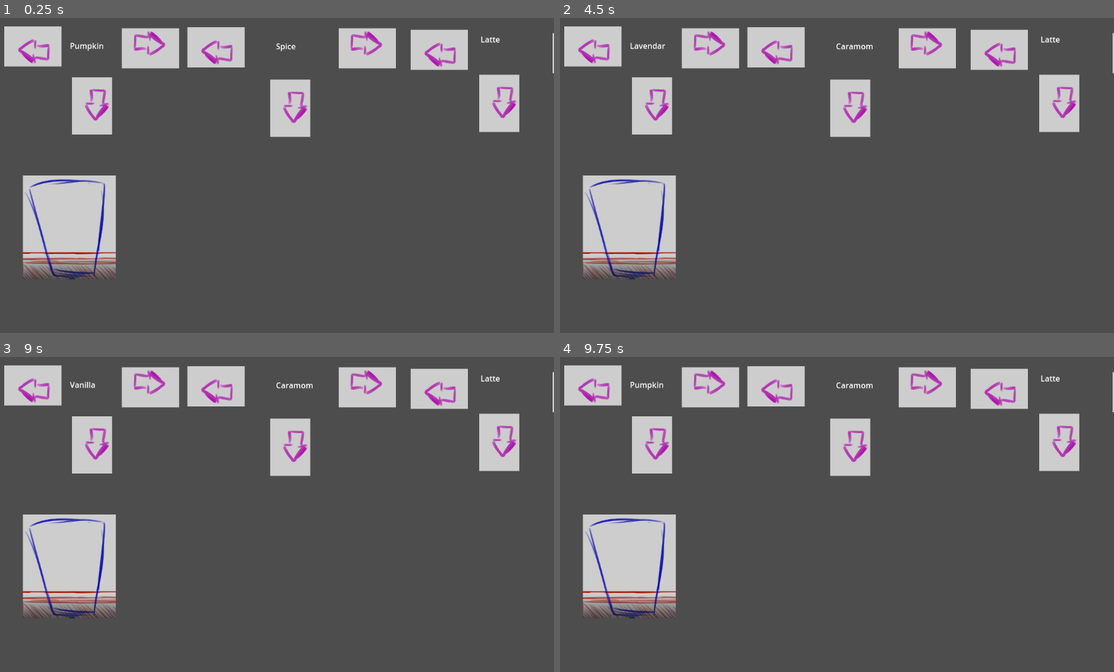
Above: before the commit, frames 1-4 (two rows, left to right).
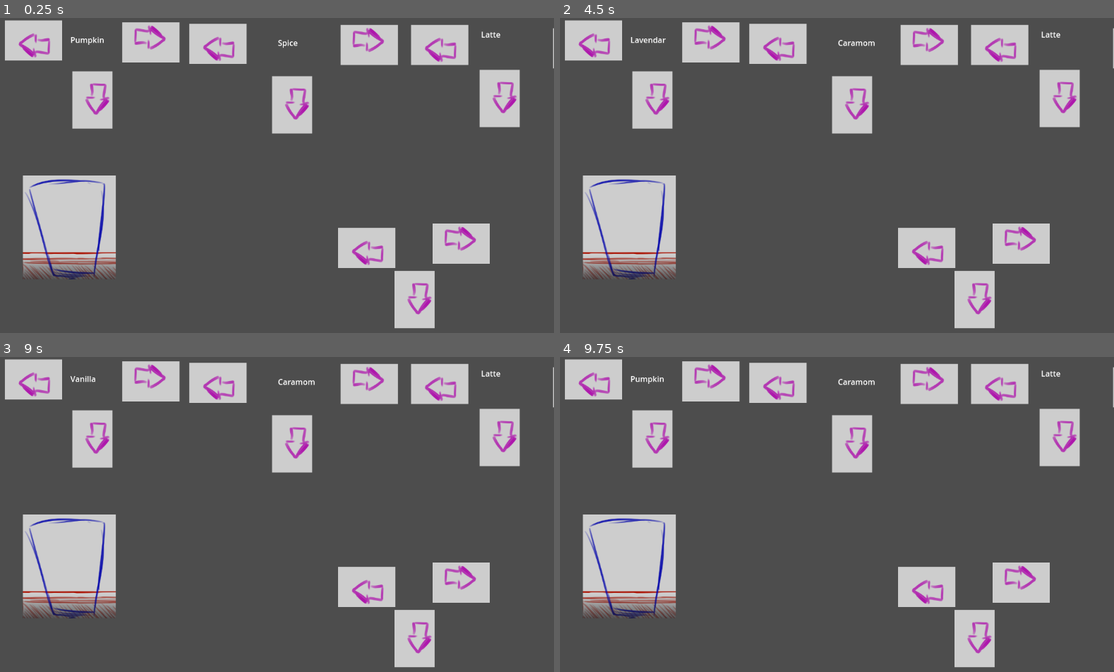
Above: after the commit, the same moments.

Repository: Xgpmcnp/GameJamDropouts
Game: Godot game, scene res://CoffeeCreationScreen/CoffeCreationScenes/main_coffee_creation_scene.tscn
Two runs of this game, one before a commit and one after it. Both use one fixed random seed, a clock stepped at 60 frames per second and the inputs below.
Inputs (mouse positions are in pixels of both pictures, inside the frame that each line leads up to; where the layout moved, square brackets give the same spot in the first picture):
- Up to frame 1 (0.25 s): no input
- Up to frame 2 (4.5 s): click (709, 49) at 0.52 s; click (709, 43) at 1.27 s; click (654, 106) at 2.02 s; click (654, 99) at 2.77 s; click (925, 49) at 3.52 s; click (931, 46) at 4.27 s
- Up to frame 3 (9 s): click (288, 448) at 5.02 s; click (293, 445) at 5.77 s; click (498, 442) at 6.52 s; click (498, 438) at 7.27 s; click (459, 590) [outside the picture] at 8 s; click (33, 385) at 8.77 s
- Up to frame 4 (9.75 s): click (593, 379) at 9.52 s

The runs differ from the first frame. In frame 1, 9.4% of the frame differs, in the area x 0-100%, y 0-99%; in frame 2, 9.4%; in frame 3, 9.4%; in frame 4, 9.4%.

Commit message:
Finished bare bones version

Diff:
--- a/CoffeeCreationScreen/CoffeCreationScenes/second_flavor_machine.tscn
+++ b/CoffeeCreationScreen/CoffeCreationScenes/extras_selection.tscn
@@ -1,41 +1,41 @@
 [gd_scene load_steps=5 format=3 uid="uid://optt72fc6d1s"]
 
-[ext_resource type="Script" uid="uid://ddg3tqvn4r2o1" path="res://CoffeeCreationScreen/CoffeeCreationScripts/second_flavor_machine.gd" id="1_deu8v"]
+[ext_resource type="Script" uid="uid://ddg3tqvn4r2o1" path="res://CoffeeCreationScreen/CoffeeCreationScripts/extras_selection.gd" id="1_deu8v"]
 [ext_resource type="Texture2D" uid="uid://bymxt0dacspup" path="res://CoffeeCreationScreen/CoffeeCreationScreenAssets/BackArrowTemp.png" id="1_h7hre"]
 [ext_resource type="Texture2D" uid="uid://cl163073nb40y" path="res://CoffeeCreationScreen/CoffeeCreationScreenAssets/ForwardArrowTemp.png" id="2_deu8v"]
 [ext_resource type="Texture2D" uid="uid://ck2wkw400ojql" path="res://CoffeeCreationScreen/CoffeeCreationScreenAssets/PourArrowTemp.png" id="3_oqq70"]
 
-[node name="SecondFlavorMachine" type="Node2D"]
+[node name="ExtrasSelection" type="Node2D"]
 script = ExtResource("1_deu8v")
 
-[node name="SecondFlavorBack" type="TextureButton" parent="."]
+[node name="ExtrasBack" type="TextureButton" parent="."]
 offset_left = 59.0
 offset_top = 31.0
 offset_right = 176.0
 offset_bottom = 113.0
 texture_normal = ExtResource("1_h7hre")
 
-[node name="SecondFlavorForward" type="TextureButton" parent="."]
+[node name="ExtrasForward" type="TextureButton" parent="."]
 offset_left = 368.0
 offset_top = 33.0
 offset_right = 485.0
 offset_bottom = 115.0
 texture_normal = ExtResource("2_deu8v")
 
-[node name="SecondFlavorPour" type="TextureButton" parent="."]
+[node name="ExtrasPour" type="TextureButton" parent="."]
 offset_left = 228.0
 offset_top = 138.0
 offset_right = 310.0
 offset_bottom = 255.0
 texture_normal = ExtResource("3_oqq70")
 
-[node name="SecondFlavorLabel" type="Label" parent="."]
+[node name="ExtrasLabel" type="Label" parent="."]
 offset_left = 240.0
 offset_top = 58.0
 offset_right = 318.0
 offset_bottom = 99.0
 text = "Spice"
 
-[connection signal="pressed" from="SecondFlavorBack" to="." method="_on_second_flavor_back_pressed"]
-[connection signal="pressed" from="SecondFlavorForward" to="." method="_on_second_flavor_forward_pressed"]
-[connection signal="pressed" from="SecondFlavorPour" to="." method="_on_second_flavor_pour_pressed"]
+[connection signal="pressed" from="ExtrasBack" to="." method="_on_extras_back_pressed"]
+[connection signal="pressed" from="ExtrasForward" to="." method="_on_extras_forward_pressed"]
+[connection signal="pressed" from="ExtrasPour" to="." method="_on_extras_pour_pressed"]
--- a/CoffeeCreationScreen/CoffeCreationScenes/first_flavor_machine.tscn
+++ b/CoffeeCreationScreen/CoffeCreationScenes/flavor_selection.tscn
@@ -1,41 +1,41 @@
 [gd_scene load_steps=5 format=3 uid="uid://b6kgf03wtfwmf"]
 
-[ext_resource type="Script" uid="uid://b0nnxsjwfgjqs" path="res://CoffeeCreationScreen/CoffeeCreationScripts/first_flavor_machine.gd" id="1_kiscm"]
+[ext_resource type="Script" uid="uid://b0nnxsjwfgjqs" path="res://CoffeeCreationScreen/CoffeeCreationScripts/flavor_selection.gd" id="1_kiscm"]
 [ext_resource type="Texture2D" uid="uid://bymxt0dacspup" path="res://CoffeeCreationScreen/CoffeeCreationScreenAssets/BackArrowTemp.png" id="3_ercid"]
 [ext_resource type="Texture2D" uid="uid://cl163073nb40y" path="res://CoffeeCreationScreen/CoffeeCreationScreenAssets/ForwardArrowTemp.png" id="3_x12yb"]
 [ext_resource type="Texture2D" uid="uid://ck2wkw400ojql" path="res://CoffeeCreationScreen/CoffeeCreationScreenAssets/PourArrowTemp.png" id="4_6u183"]
 
-[node name="FirstFlavorMachine" type="Node2D"]
+[node name="FlavorSelection" type="Node2D"]
 script = ExtResource("1_kiscm")
 
-[node name="FirstFlavorBack" type="TextureButton" parent="."]
+[node name="FlavorBack" type="TextureButton" parent="."]
 offset_left = 30.0
 offset_top = 5.0
 offset_right = 70.0
 offset_bottom = 45.0
 texture_normal = ExtResource("3_ercid")
 
-[node name="FirstFlavorLabel" type="Label" parent="."]
+[node name="FlavorForward" type="TextureButton" parent="."]
+offset_left = 270.0
+offset_top = 9.0
+offset_right = 387.0
+offset_bottom = 91.0
+texture_normal = ExtResource("3_x12yb")
+
+[node name="FlavorPour" type="TextureButton" parent="." groups=["PourButtons"]]
+offset_left = 168.0
+offset_top = 109.0
+offset_right = 250.0
+offset_bottom = 226.0
+texture_normal = ExtResource("4_6u183")
+
+[node name="FlavorLabel" type="Label" parent="."]
 offset_left = 164.0
 offset_top = 33.0
 offset_right = 248.0
 offset_bottom = 58.0
 text = "Pumpkin"
 
-[node name="FirstFlavorForward" type="TextureButton" parent="."]
-offset_left = 270.0
-offset_top = 9.0
-offset_right = 387.0
-offset_bottom = 91.0
-texture_normal = ExtResource("3_x12yb")
-
-[node name="FirstFlavorPour" type="TextureButton" parent="." groups=["PourButtons"]]
-offset_left = 168.0
-offset_top = 109.0
-offset_right = 250.0
-offset_bottom = 226.0
-texture_normal = ExtResource("4_6u183")
-
-[connection signal="pressed" from="FirstFlavorBack" to="." method="_on_first_flavor_back_pressed"]
-[connection signal="pressed" from="FirstFlavorForward" to="." method="_on_first_flavor_forward_pressed"]
-[connection signal="pressed" from="FirstFlavorPour" to="." method="_on_first_flavor_pour_pressed"]
+[connection signal="pressed" from="FlavorBack" to="." method="_on_flavor_back_pressed"]
+[connection signal="pressed" from="FlavorForward" to="." method="_on_flavor_forward_pressed"]
+[connection signal="pressed" from="FlavorPour" to="." method="_on_flavor_pour_pressed"]
--- a/CoffeeCreationScreen/CoffeCreationScenes/main_coffee_creation_scene.tscn
+++ b/CoffeeCreationScreen/CoffeCreationScenes/main_coffee_creation_scene.tscn
@@ -1,24 +1,49 @@
-[gd_scene load_steps=5 format=3 uid="uid://drwqanvf6iry2"]
+[gd_scene load_steps=9 format=3 uid="uid://drwqanvf6iry2"]
 
-[ext_resource type="PackedScene" uid="uid://b6kgf03wtfwmf" path="res://CoffeeCreationScreen/CoffeCreationScenes/first_flavor_machine.tscn" id="1_o7735"]
-[ext_resource type="PackedScene" uid="uid://optt72fc6d1s" path="res://CoffeeCreationScreen/CoffeCreationScenes/second_flavor_machine.tscn" id="2_awan7"]
-[ext_resource type="PackedScene" uid="uid://bh8oixxu54w6s" path="res://CoffeeCreationScreen/CoffeCreationScenes/coffee_type_machine.tscn" id="3_7ey1p"]
+[ext_resource type="Script" uid="uid://bip8d3j1so577" path="res://CoffeeCreationScreen/CoffeeCreationScripts/main_coffee_creation_scene.gd" id="1_63yc2"]
+[ext_resource type="PackedScene" uid="uid://b6kgf03wtfwmf" path="res://CoffeeCreationScreen/CoffeCreationScenes/flavor_selection.tscn" id="1_o7735"]
+[ext_resource type="PackedScene" uid="uid://optt72fc6d1s" path="res://CoffeeCreationScreen/CoffeCreationScenes/extras_selection.tscn" id="2_awan7"]
+[ext_resource type="PackedScene" uid="uid://bh8oixxu54w6s" path="res://CoffeeCreationScreen/CoffeCreationScenes/preparation_method_selection.tscn" id="3_7ey1p"]
 [ext_resource type="PackedScene" uid="uid://ebncpslt0akj" path="res://CoffeeCreationScreen/CoffeCreationScenes/coffee_cup.tscn" id="4_d48ii"]
+[ext_resource type="Texture2D" uid="uid://ck2wkw400ojql" path="res://CoffeeCreationScreen/CoffeeCreationScreenAssets/PourArrowTemp.png" id="6_cs5si"]
+[ext_resource type="Texture2D" uid="uid://cl163073nb40y" path="res://CoffeeCreationScreen/CoffeeCreationScreenAssets/ForwardArrowTemp.png" id="6_pd2mq"]
+[ext_resource type="Texture2D" uid="uid://bymxt0dacspup" path="res://CoffeeCreationScreen/CoffeeCreationScreenAssets/BackArrowTemp.png" id="7_cs5si"]
 
 [node name="MainCoffeeCreationScene" type="Node2D"]
+script = ExtResource("1_63yc2")
 
-[node name="FirstFlavorMachine" parent="." instance=ExtResource("1_o7735")]
-position = Vector2(-1, 12)
+[node name="FlavorSelection" parent="." instance=ExtResource("1_o7735")]
 
-[node name="SecondFlavorMachine" parent="." instance=ExtResource("2_awan7")]
-position = Vector2(344, -12)
+[node name="ExtrasSelection" parent="." instance=ExtResource("2_awan7")]
+position = Vector2(348, -19)
 
-[node name="CoffeeTypeMachine" parent="." instance=ExtResource("3_7ey1p")]
-position = Vector2(859, 24)
+[node name="PreparationMethodSelection" parent="." instance=ExtResource("3_7ey1p")]
+position = Vector2(860, 14)
 
 [node name="CoffeeCup" parent="." instance=ExtResource("4_d48ii")]
 position = Vector2(162, 428)
 
 [node name="ServeButton" type="TextureButton" parent="."]
-offset_right = 40.0
-offset_bottom = 40.0
+offset_left = 904.0
+offset_top = 420.0
+offset_right = 1021.0
+offset_bottom = 537.0
+texture_normal = ExtResource("6_pd2mq")
+
+[node name="BackButton" type="TextureButton" parent="."]
+offset_left = 711.0
+offset_top = 429.0
+offset_right = 828.0
+offset_bottom = 511.0
+texture_normal = ExtResource("7_cs5si")
+
+[node name="Options" type="TextureButton" parent="."]
+offset_left = 826.0
+offset_top = 517.0
+offset_right = 908.0
+offset_bottom = 634.0
+texture_normal = ExtResource("6_cs5si")
+
+[connection signal="pressed" from="ServeButton" to="." method="_on_serve_button_pressed"]
+[connection signal="pressed" from="BackButton" to="." method="_on_back_button_pressed"]
+[connection signal="pressed" from="Options" to="." method="_on_options_pressed"]
--- a/CoffeeCreationScreen/CoffeCreationScenes/coffee_type_machine.tscn
+++ b/CoffeeCreationScreen/CoffeCreationScenes/preparation_method_selection.tscn
@@ -1,39 +1,39 @@
 [gd_scene load_steps=5 format=3 uid="uid://bh8oixxu54w6s"]
 
-[ext_resource type="Script" uid="uid://brf04yuhteuvd" path="res://CoffeeCreationScreen/CoffeeCreationScripts/coffee_type_machine.gd" id="1_b55sc"]
+[ext_resource type="Script" uid="uid://brf04yuhteuvd" path="res://CoffeeCreationScreen/CoffeeCreationScripts/preparation_method.gd" id="1_b55sc"]
 [ext_resource type="Texture2D" uid="uid://bymxt0dacspup" path="res://CoffeeCreationScreen/CoffeeCreationScreenAssets/BackArrowTemp.png" id="1_cv7wn"]
 [ext_resource type="Texture2D" uid="uid://cl163073nb40y" path="res://CoffeeCreationScreen/CoffeeCreationScreenAssets/ForwardArrowTemp.png" id="2_b55sc"]
 [ext_resource type="Texture2D" uid="uid://ck2wkw400ojql" path="res://CoffeeCreationScreen/CoffeeCreationScreenAssets/PourArrowTemp.png" id="3_0dfiq"]
 
-[node name="CoffeeTypeMachine" type="Node2D"]
+[node name="PreparationMethodSelection" type="Node2D"]
 script = ExtResource("1_b55sc")
 
-[node name="CoffeeTypeBack" type="TextureButton" parent="."]
+[node name="MethodBack" type="TextureButton" parent="."]
 offset_right = 40.0
 offset_bottom = 40.0
 texture_normal = ExtResource("1_cv7wn")
 
-[node name="CoffeeTypeForward" type="TextureButton" parent="."]
+[node name="MethodForward" type="TextureButton" parent="."]
 offset_left = 290.0
 offset_top = 7.0
 offset_right = 330.0
 offset_bottom = 47.0
 texture_normal = ExtResource("2_b55sc")
 
-[node name="CoffeeTypePour" type="TextureButton" parent="." groups=["PourButtons"]]
+[node name="MethodPour" type="TextureButton" parent="." groups=["PourButtons"]]
 offset_left = 140.0
 offset_top = 92.0
 offset_right = 180.0
 offset_bottom = 132.0
 texture_normal = ExtResource("3_0dfiq")
 
-[node name="CoffeeTypeLabel" type="Label" parent="."]
+[node name="MethodLabel" type="Label" parent="."]
 offset_left = 143.0
 offset_top = 8.0
 offset_right = 234.0
 offset_bottom = 70.0
 text = "Latte"
 
-[connection signal="pressed" from="CoffeeTypeBack" to="." method="_on_coffee_type_back_pressed"]
-[connection signal="pressed" from="CoffeeTypeForward" to="." method="_on_coffee_type_forward_pressed"]
-[connection signal="pressed" from="CoffeeTypePour" to="." method="_on_coffee_type_pour_pressed"]
+[connection signal="pressed" from="MethodBack" to="." method="_on_method_back_pressed"]
+[connection signal="pressed" from="MethodForward" to="." method="_on_method_forward_pressed"]
+[connection signal="pressed" from="MethodPour" to="." method="_on_method_pour_pressed"]
--- a/CoffeeCreationScreen/CoffeeCreationScripts/coffee_cup.gd
+++ b/CoffeeCreationScreen/CoffeeCreationScripts/coffee_cup.gd
@@ -2,9 +2,9 @@
 
 # Store the options currently stored in the cup
 # based on what options the player chose when hitting pour
-var curr_first_flavor = ""
-var curr_second_flavor = ""
-var curr_coffee_type = ""
+var curr_flavor = ""
+var curr_extra = ""
+var curr_preparation_method = ""
 
 # Fill level = how he far the cup is down the line
 # 0 = empty cup
@@ -22,15 +22,23 @@
 func _process(delta: float) -> void:
 	pass
 
-func set_first_flavor(flavor: String) -> void:
-	curr_first_flavor = flavor
+func reset_cup() -> void:
+	curr_flavor = ""
+	curr_extra = ""
+	curr_preparation_method = ""
+	fill_level = 0
+	print(curr_flavor + " is empty " + curr_extra + " " + curr_preparation_method)
+
+
+func set_flavor(flavor: String) -> void:
+	curr_flavor = flavor
 	fill_level = 1
 
-func set_second_flavor(flavor: String) -> void:
-	curr_second_flavor = flavor
+func set_extra(extra: String) -> void:
+	curr_extra = extra
 	fill_level = 2
 
-func set_coffee_type(coffee_type: String) -> void:
-	curr_coffee_type = coffee_type
+func set_preparation_method(preparation_method: String) -> void:
+	curr_preparation_method = preparation_method
 	fill_level = 3
-	print(curr_first_flavor + " " + curr_second_flavor + " " + curr_coffee_type)
+	print(curr_flavor + " " + curr_extra + " " + curr_preparation_method)
--- a/CoffeeCreationScreen/CoffeeCreationScripts/second_flavor_machine.gd
+++ b/CoffeeCreationScreen/CoffeeCreationScripts/extras_selection.gd
@@ -1,11 +1,13 @@
 extends Node2D
 
 @onready var coffee_cup: Sprite2D = $"../CoffeeCup"
-@onready var second_flavor_label: Label = $SecondFlavorLabel
+@onready var extras_label: Label = $ExtrasLabel
 
 
 
-var second_flavor_options = ["Spice", "Matcha", "Caramom"]
+
+
+var extras_options = ["Spice", "Matcha", "Caramom"]
 var curr_index = 0
 # Called when the node enters the scene tree for the first time.
 func _ready() -> void:
@@ -19,22 +21,22 @@
 
 
 # Move to previous flavor option, pass through if already on "Spice"
-func _on_second_flavor_back_pressed() -> void:
+func _on_extras_back_pressed() -> void:
 	if curr_index == 0:
 		pass
 	else:
 		curr_index -= 1
-		second_flavor_label.text = second_flavor_options[curr_index]
+		extras_label.text = extras_options[curr_index]
 
 # Move to next flavor option, pass through if already at last option
-func _on_second_flavor_forward_pressed() -> void:
-	if curr_index >= second_flavor_options.size() - 1:
+func _on_extras_forward_pressed() -> void:
+	if curr_index >= extras_options.size() - 1:
 		pass
 	else:
 		curr_index += 1
-		second_flavor_label.text = second_flavor_options[curr_index]
+		extras_label.text = extras_options[curr_index]
 
 # Triggers pouring animation and moves to next step
-func _on_second_flavor_pour_pressed() -> void:
+func _on_extras_pour_pressed() -> void:
 	if coffee_cup.fill_level == 1:
-		coffee_cup.set_second_flavor(second_flavor_label.text)
+		coffee_cup.set_extra(extras_label.text)
--- a/CoffeeCreationScreen/CoffeeCreationScripts/first_flavor_machine.gd
+++ b/CoffeeCreationScreen/CoffeeCreationScripts/flavor_selection.gd
@@ -1,11 +1,12 @@
 extends Node2D
 
 @onready var coffee_cup: Sprite2D = $"../CoffeeCup"
-@onready var first_flavor_label: Label = $FirstFlavorLabel
+@onready var flavor_label: Label = $FlavorLabel
 
 
 
-var first_flavor_options = ["Pumpkin", "Vanilla", "Lavendar"]
+
+var flavor_options = ["Pumpkin", "Vanilla", "Lavendar"]
 var curr_index = 0
 # Called when the node enters the scene tree for the first time.
 func _ready() -> void:
@@ -19,22 +20,22 @@
 
 
 # Move to the previous flavor option, pass through if already on "Pumpkin"
-func _on_first_flavor_back_pressed() -> void:
+func _on_flavor_back_pressed() -> void:
 	if curr_index == 0:
 		pass
 	else:
 		curr_index -= 1
-		first_flavor_label.text = first_flavor_options[curr_index]
+		flavor_label.text = flavor_options[curr_index]
 
 # Move to next flavor option, pass through if already on last flavor.
-func _on_first_flavor_forward_pressed() -> void:
-	if curr_index >= first_flavor_options.size() - 1:
+func _on_flavor_forward_pressed() -> void:
+	if curr_index >= flavor_options.size() - 1:
 		pass
 	else:
 		curr_index += 1
-		first_flavor_label.text = first_flavor_options[curr_index]
+		flavor_label.text = flavor_options[curr_index]
 
 # Triggers pouring animation and moves to next step
-func _on_first_flavor_pour_pressed() -> void:
+func _on_flavor_pour_pressed() -> void:
 	if coffee_cup.fill_level == 0:
-		coffee_cup.set_first_flavor(first_flavor_label.text)
+		coffee_cup.set_flavor(flavor_label.text)
--- /dev/null
+++ b/CoffeeCreationScreen/CoffeeCreationScripts/main_coffee_creation_scene.gd
@@ -0,0 +1,26 @@
+extends Node2D
+
+@onready var coffee_cup: Sprite2D = $CoffeeCup
+
+# Called when the node enters the scene tree for the first time.
+func _ready() -> void:
+	pass # Replace with function body.
+
+
+# Called every frame. 'delta' is the elapsed time since the previous frame.
+func _process(delta: float) -> void:
+	pass
+
+# Ensure coffee is done, then serve. Will transfer to
+# next scene
+func _on_serve_button_pressed() -> void:
+	if coffee_cup.fill_level == 3:
+		print("Coffee is served")
+
+# Go back to main menu, reset the full cup
+func _on_back_button_pressed() -> void:
+	coffee_cup.reset_cup()
+
+# Show options screen
+func _on_options_pressed() -> void:
+	print("displaying options")
--- a/CoffeeCreationScreen/CoffeeCreationScripts/coffee_type_machine.gd
+++ b/CoffeeCreationScreen/CoffeeCreationScripts/preparation_method.gd
@@ -1,8 +1,9 @@
 extends Node2D
 
 @onready var coffee_cup: Sprite2D = $"../CoffeeCup"
-@onready var coffee_type_label: Label = $CoffeeTypeLabel
-var coffee_type_options = ["Latte", "Mocha", "Americano"]
+@onready var method_label: Label = $MethodLabel
+
+var preparation_method_options = ["Latte", "Mocha", "Americano"]
 var curr_index = 0
 
 
@@ -16,21 +17,21 @@
 	pass
 
 # Go back to previous coffee type, pass if the type is already "Latte"
-func _on_coffee_type_back_pressed() -> void:
+func _on_method_back_pressed() -> void:
 	if curr_index == 0:
 		pass
 	else:
 		curr_index -= 1
-		coffee_type_label.text = coffee_type_options[curr_index]
+		method_label.text = preparation_method_options[curr_index]
 
 # Go to next coffee type, pass if already at the last flavor
-func _on_coffee_type_forward_pressed() -> void:
-	if curr_index == coffee_type_options.size() - 1:
+func _on_method_forward_pressed() -> void:
+	if curr_index == preparation_method_options.size() - 1:
 		pass
 	else:
 		curr_index += 1
-		coffee_type_label.text = coffee_type_options[curr_index]
+		method_label.text = preparation_method_options[curr_index]
 
-func _on_coffee_type_pour_pressed() -> void:
+func _on_method_pour_pressed() -> void:
 	if coffee_cup.fill_level == 2:
-		coffee_cup.set_coffee_type(coffee_type_label.text)
+		coffee_cup.set_preparation_method(method_label.text)
Renamed: CoffeeCreationScreen/CoffeeCreationScripts/second_flavor_machine.gd.uid -> CoffeeCreationScreen/CoffeeCreationScripts/extras_selection.gd.uid
Renamed: CoffeeCreationScreen/CoffeeCreationScripts/first_flavor_machine.gd.uid -> CoffeeCreationScreen/CoffeeCreationScripts/flavor_selection.gd.uid
Not shown, added: CoffeeCreationScreen/CoffeeCreationScripts/main_coffee_creation_scene.gd.uid
Renamed: CoffeeCreationScreen/CoffeeCreationScripts/coffee_type_machine.gd.uid -> CoffeeCreationScreen/CoffeeCreationScripts/preparation_method.gd.uid
